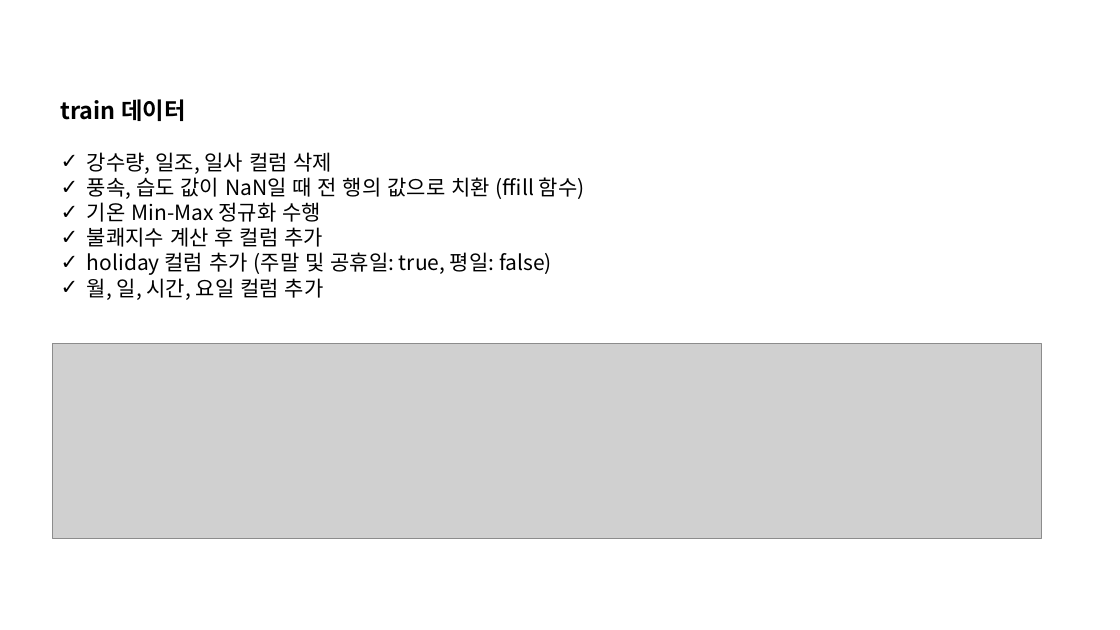
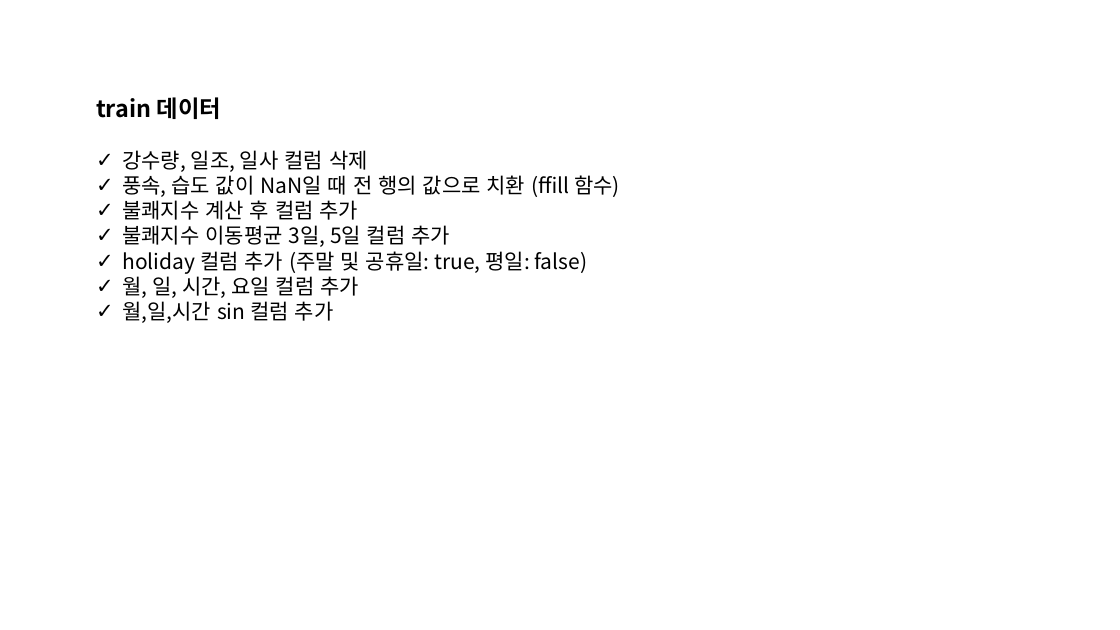
Before and after one commit to 2023dacon/Power-usage-Prediction, a slide deck: slide 2 of 파일/대회.pptx (slide 1 before the commit). Drawn at 1120x630 pixels with LibreOffice and Linux fonts; fonts in the diff are those of the drawing; grey boxes stand for pictures. Boxes give left, top, right and bottom in pixels: in the first picture for what was removed or moved away, otherwise in the second. Text is boxed around its words. In the diff, an @@ line names an element or a change of style, - is before the commit and + after.

```diff
--- a/파일/대회.pptx
+++ b/파일/대회.pptx
@@ text "train 데이터": place and size @@
-text "train 데이터" at (61, 99, 585, 300)
+text "train 데이터" at (96, 97, 620, 323)
@@ text at (87, 202, 321, 222): paragraph removed @@
-✓ 기온 Min-Max 정규화 수행
@@ text at (122, 225, 450, 247): paragraph added @@
+✓ 불쾌지수 이동평균 3일, 5일 컬럼 추가
@@ text at (122, 301, 334, 323): paragraph added @@
+✓ 월,일,시간 sin 컬럼 추가
@@ picture removed at (52, 344, 1041, 539) @@
```
Also in this commit, not shown: 5 other slides changed, 9 slides added, 2 slides removed, 1 other file.
